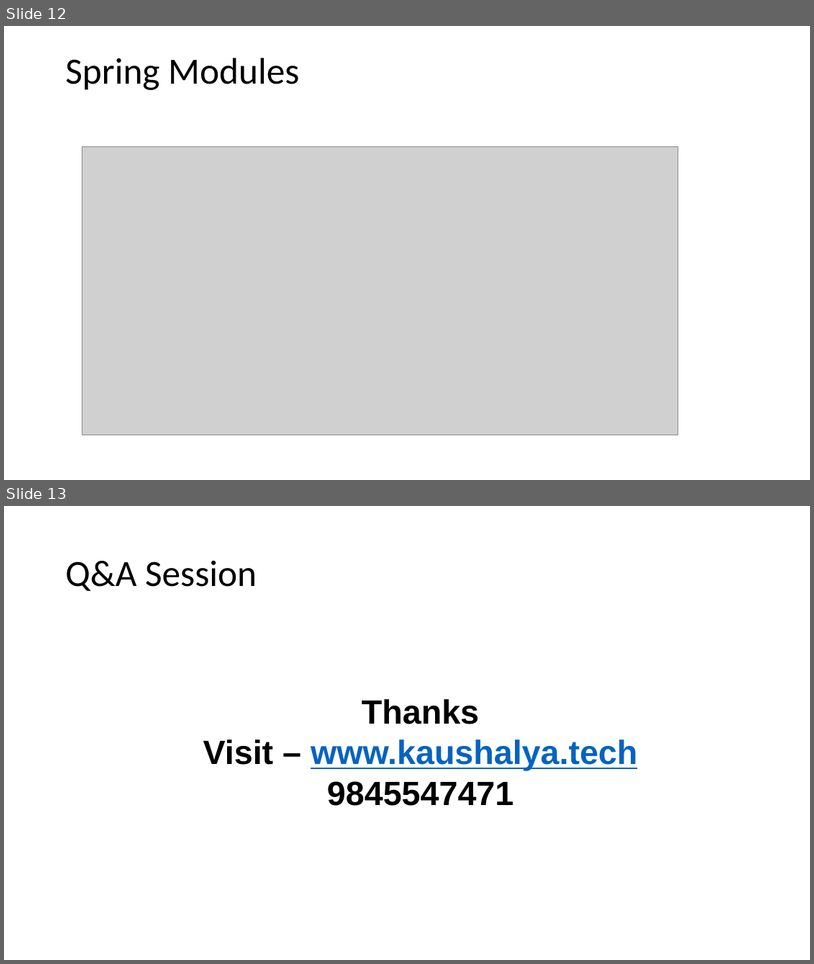
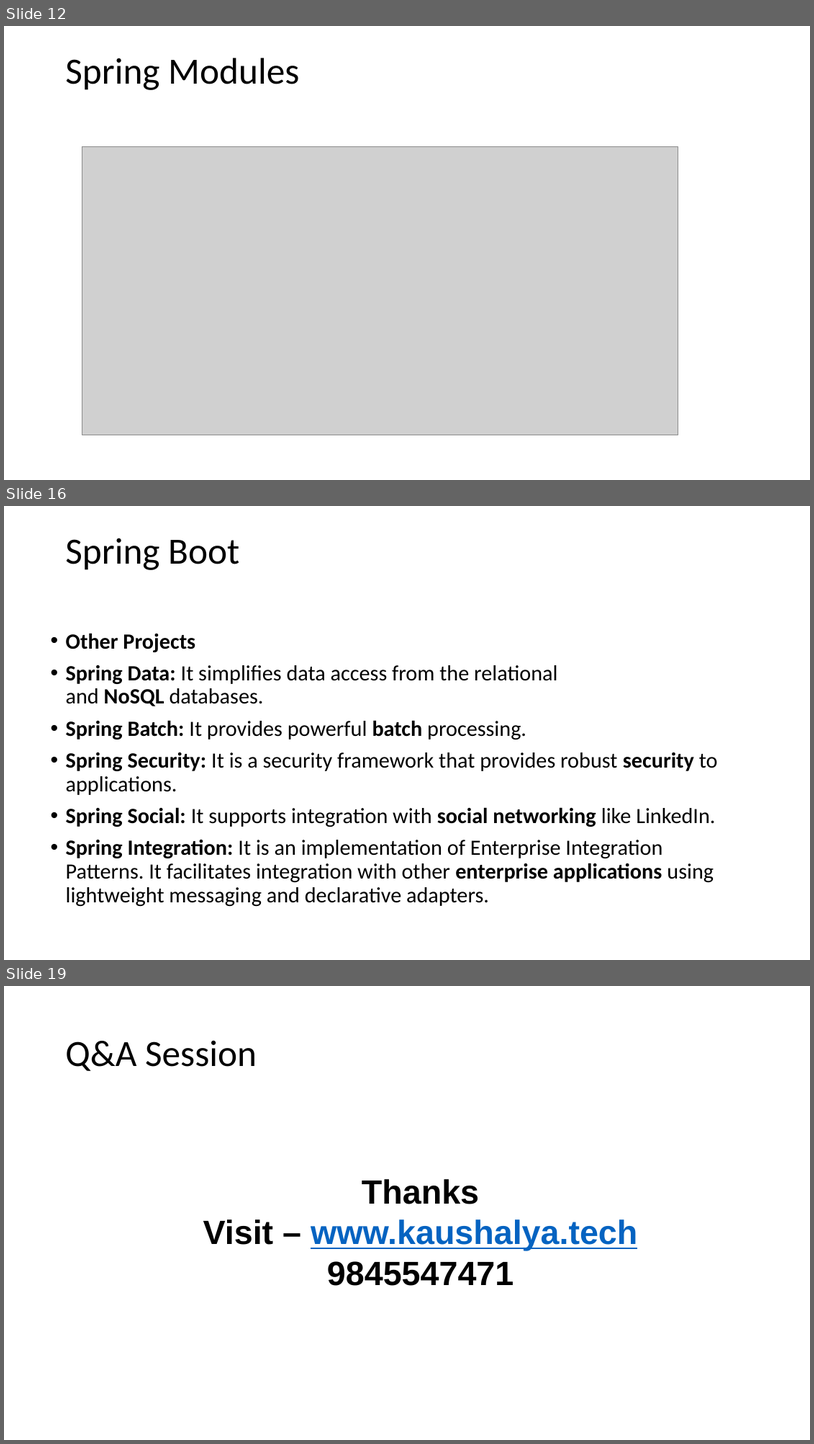
Before and after one commit to raghuprasadks/acharyafullstackfdp, a slide deck: day2/Spring.pptx. Shown one above the other, each under a label of ours: slides 12 and 13 before the commit, slides 12, 16 and 19 after it; the slides between them are not shown. The pictures are 814x964 and 814x1444 pixels, drawn with LibreOffice and Linux fonts; fonts in the diff are those of the drawing; grey boxes stand for pictures. Boxes give left, top, right and bottom in pixels: in the first picture for what was removed or moved away, otherwise in the second. Text is boxed around its words. In the diff, an @@ line names an element or a change of style, - is before the commit and + after.

```diff
--- a/day2/Spring.pptx
+++ b/day2/Spring.pptx
@@ slide 16 added at bbox=[4, 506, 810, 960], background #FFFFFF @@
@@ title added at bbox=[65, 538, 239, 570], 44 pt, text #000000 @@
+Spring Boot
@@ text added at bbox=[66, 633, 718, 906], 25.9 pt, text #000000 @@
+• Other Projects
+• Spring Data: It simplifies data access from the relational and NoSQL databases.
+• Spring Batch: It provides powerful batch processing.
+• Spring Security: It is a security framework that provides robust security to applications.
+• Spring Social: It supports integration with social networking like LinkedIn.
+• Spring Integration: It is an implementation of Enterprise Integration Patterns. It facilitates integration with other enterprise applications using lightweight messaging and declarative adapters.
@@ what was slide 13 is now slide 19 @@
```
Also in this commit, not shown: 3 slides changed, 5 other slides added, 6 other files.
